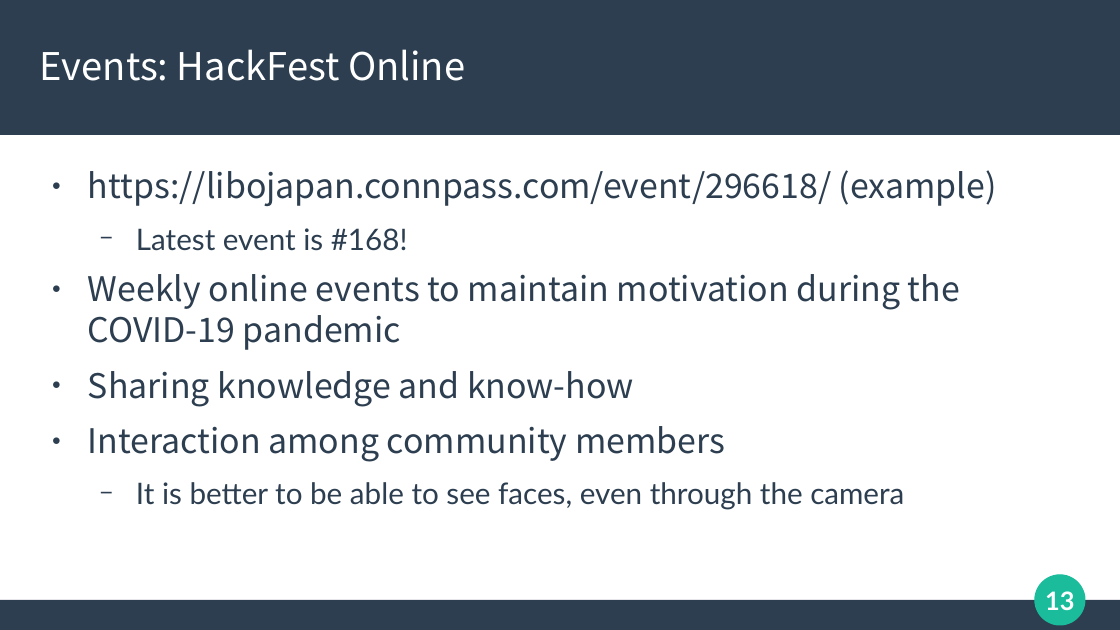
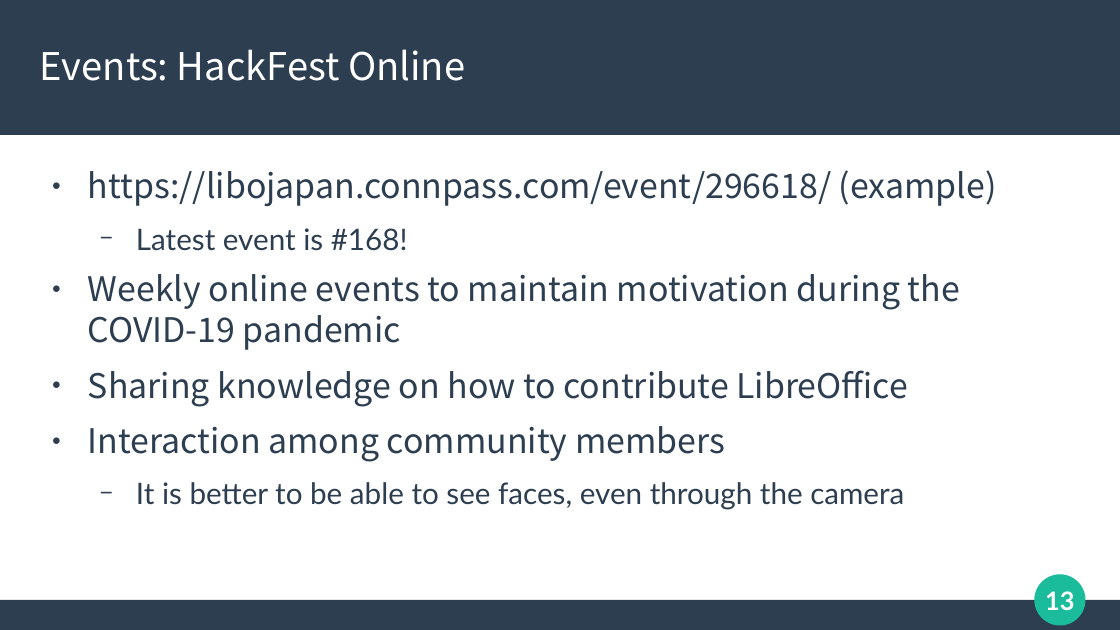
Before and after one commit to naruoga/presentations, a slide deck: slide 13 of 20231008-LOUCA2023-LibO-Japanese-Activities.odp. Drawn at 1120x630 pixels with LibreOffice and Linux fonts; fonts in the diff are those of the drawing. Boxes give left, top, right and bottom in pixels: in the first picture for what was removed or moved away, otherwise in the second. Text is boxed around its words. In the diff, an @@ line names an element or a change of style, - is before the commit and + after.

```diff
--- a/20231008-LOUCA2023-LibO-Japanese-Activities.odp
+++ b/20231008-LOUCA2023-LibO-Japanese-Activities.odp
@@ text at <box>88,370,908,407</box>: text changed @@
-● Sharing knowledge and know-how
+● Sharing knowledge on how to contribute LibreOffice
```
Also in this commit, not shown: 10 other slides changed.
